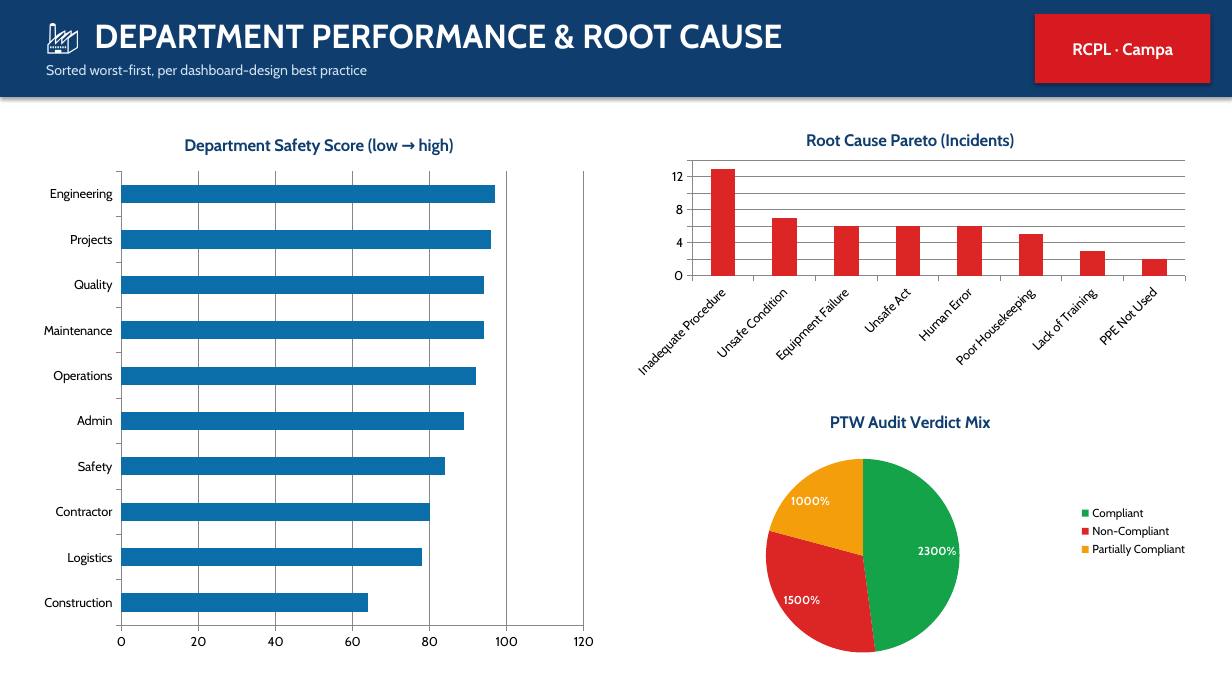
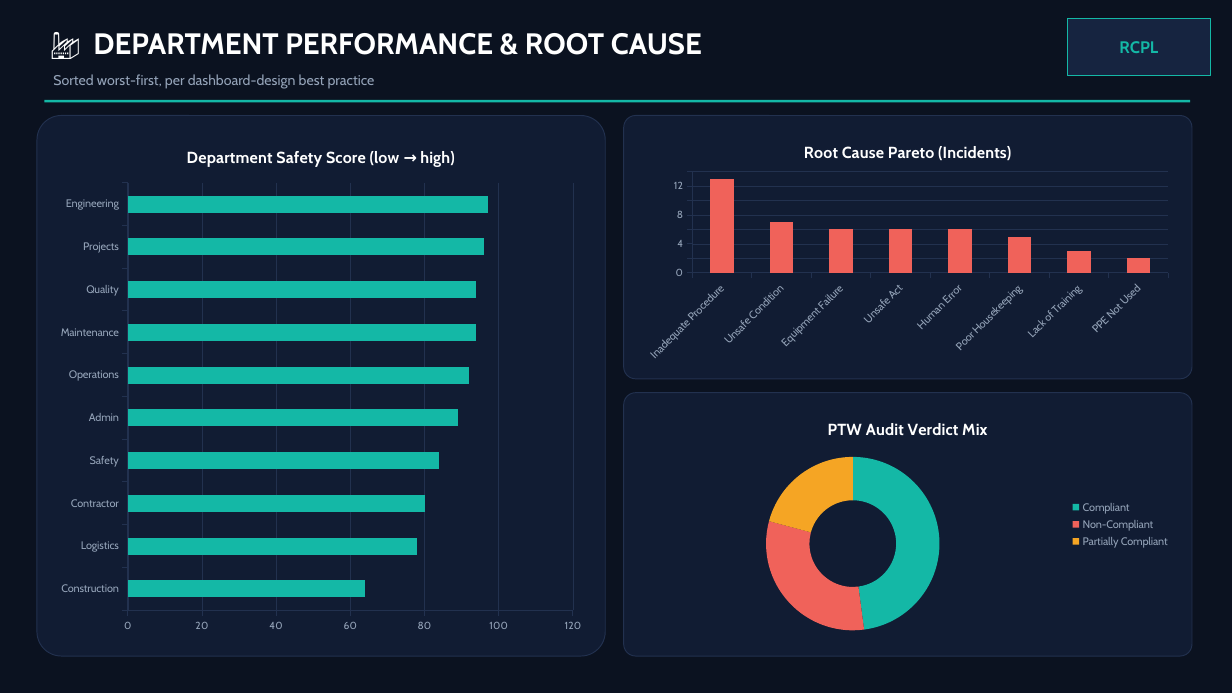
Before and after one commit to snlbk043-cell/hira, a slide deck: slide 4 of dashboard/RCPL_Executive_Leadership_Safety_Review.pptx. Drawn at 1232x693 pixels with LibreOffice and Linux fonts; fonts in the diff are those of the drawing. Boxes give left, top, right and bottom in pixels: in the first picture for what was removed or moved away, otherwise in the second. Text is boxed around its words. In the diff, an @@ line names an element or a change of style, - is before the commit and + after.

```diff
--- a/dashboard/RCPL_Executive_Leadership_Safety_Review.pptx
+++ b/dashboard/RCPL_Executive_Leadership_Safety_Review.pptx
@@ rectangle: place and size @@
-rectangle at [0, 0, 1232, 97]
+rectangle at [0, 0, 1232, 693]
@@ rectangle at [0, 0, 1232, 693]: fill #0F3D6E to #0B1220; shadow off @@
@@ text "🏭 DEPARTMENT PERFORMANCE & ROOT ...": place and size @@
-text "🏭 DEPARTMENT PERFORMANCE & ROOT ..." at [94, 24, 782, 49]
+text "🏭 DEPARTMENT PERFORMANCE & ROOT ..." at [93, 33, 702, 55]
@@ text "🏭 DEPARTMENT PERFORMANCE & ROOT ..." at [93, 33, 702, 55]: size 26 to 23 pt @@
@@ rectangle "RCPL": place and size @@
-rectangle "RCPL" at [1035, 14, 1211, 83]
+rectangle "RCPL" at [1067, 18, 1211, 76]
@@ rectangle "RCPL" at [1067, 18, 1211, 76]: fill #D71920 to #162440; outline none to #14B8A6 1 pt; shadow off @@
@@ text in rectangle at [1119, 41, 1158, 53]: text changed; text colour #FFFFFF to #14B8A6 @@
-RCPL · Campa
+RCPL
@@ text "Sorted worst-first, per dashboard-design best ...": place and size @@
-text "Sorted worst-first, per dashboard-design best ..." at [46, 64, 367, 79]
+text "Sorted worst-first, per dashboard-design best ..." at [53, 74, 375, 89]
@@ text "Sorted worst-first, per dashboard-design best ..." at [53, 74, 375, 89]: text colour #CFE0F0 to #94A3B8 @@
@@ rounded rectangle added at [37, 116, 605, 656], fill #111C33, outline #22314F 0.75 pt @@
@@ rectangle added at [44, 100, 1190, 103], fill #14B8A6 @@
@@ rounded rectangle added at [624, 116, 1192, 379], fill #111C33, outline #22314F 0.75 pt @@
@@ bar chart at [50, 128, 592, 643] @@
@@ colour of Series 1 #0B6EA8 to #14B8A6 @@
@@ category axis changed @@
@@ value axis changed @@
@@ lettering changed @@
@@ bar chart: place and size @@
-bar chart at [32, 116, 605, 661]
+bar chart at [50, 128, 592, 643]
@@ column chart at [637, 128, 1179, 366] @@
@@ colour of Series 1 #DC2626 to #F0625A @@
@@ category axis changed @@
@@ value axis changed @@
@@ lettering changed @@
@@ column chart: place and size @@
-column chart at [624, 116, 1197, 384]
+column chart at [637, 128, 1179, 366]
@@ rounded rectangle added at [624, 393, 1192, 656], fill #111C33, outline #22314F 0.75 pt @@
@@ pie chart at [637, 406, 1179, 643] @@
@@ pie chart to doughnut chart @@
@@ Series 1, Compliant: 23 to 48 @@
@@ Series 1, Non-Compliant: 15 to 31 @@
@@ Series 1, Partially Compliant: 10 to 21 @@
@@ data labels of Series 1 removed @@
@@ colours of single points changed @@
@@ legend changed @@
@@ hole size changed @@
@@ lettering changed @@
@@ doughnut chart: place and size @@
-doughnut chart at [624, 397, 1197, 665]
+doughnut chart at [637, 406, 1179, 643]
```
Also in this commit, not shown: 8 other slides changed.
